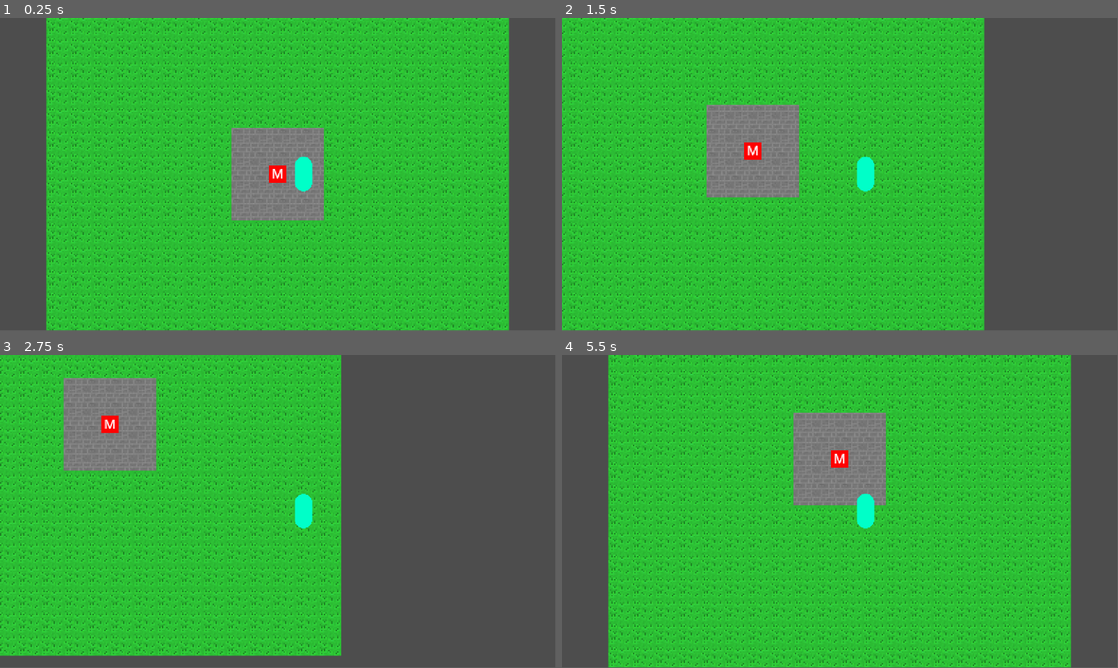
Above: before the commit, frames 1-4 (two rows, left to right).
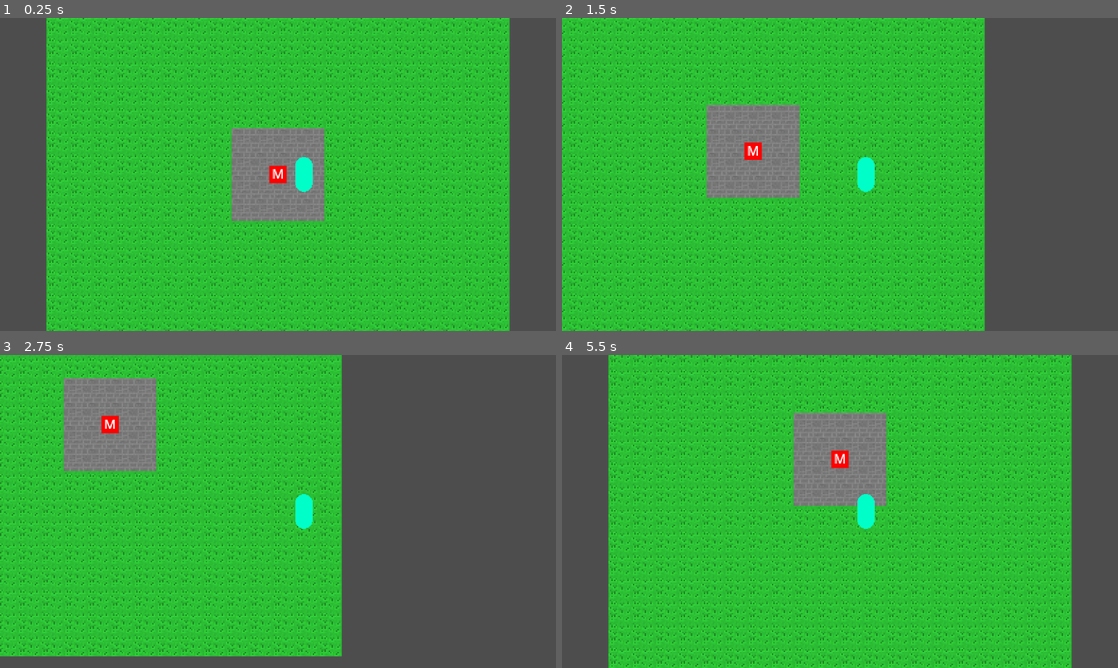
Above: after the commit, the same moments.

Repository: Birb-Games/the-legend-of-the-lawns
Game: Godot game, scene res://scenes/main.tscn
The game is run twice, just before and just after one commit, with the same random seed, the same clock (stepped at 60 frames per second) and the same inputs.
Inputs:
- Up to frame 1 (0.25 s): no input
- Up to frame 2 (1.5 s): tap Enter at 0.5 s; hold D (move_right) 0.53-1.28 s; hold S (move_down) from 1.28 s (still down)
- Up to frame 3 (2.75 s): release S (move_down) at 2.03 s; hold D (move_right) from 2.03 s (still down)
- Up to frame 4 (5.5 s): release D (move_right) at 2.78 s; hold W (move_up) 2.78-3.53 s; hold A (move_left) 3.53-5.03 s; hold S (move_down) from 5.03 s (still down)
In our replay, the window is 799x449 before the commit and 800x450 after it. These sizes can differ from the game's own. Grey fills any space a smaller window leaves; there, only what the larger window draws over its background counts as a difference.

The runs differ from the first frame. In frame 1, 6.3% of the frame differs, in the area x 8-92%, y 0-100%; in frame 2, 5.0%; in frame 3, 3.6%; in frame 4, 6.4%.

Commit message:
fixed lawnmower pushing

Diff:
--- a/project.godot
+++ b/project.godot
@@ -14,6 +14,10 @@
 run/main_scene="uid://deycsrxnsbm3q"
 config/features=PackedStringArray("4.4", "GL Compatibility")
 config/icon="res://icon.svg"
+
+[display]
+
+window/stretch/mode="viewport"
 
 [input]
 
--- a/scenes/lawnmower.tscn
+++ b/scenes/lawnmower.tscn
@@ -1,6 +1,7 @@
-[gd_scene load_steps=4 format=3 uid="uid://dyquswmvbbgde"]
+[gd_scene load_steps=5 format=3 uid="uid://dyquswmvbbgde"]
 
 [ext_resource type="Texture2D" uid="uid://crgpls4v2oc7q" path="res://assets/textures/lawnmower.png" id="1_8t1u5"]
+[ext_resource type="Script" uid="uid://byxd24n5t2fip" path="res://scripts/lawnmower.gd" id="1_a44u4"]
 
 [sub_resource type="SpriteFrames" id="SpriteFrames_8t1u5"]
 animations = [{
@@ -17,8 +18,12 @@
 size = Vector2(12, 12)
 
 [node name="Lawnmower" type="RigidBody2D"]
+collision_layer = 2
 gravity_scale = 0.0
 lock_rotation = true
+contact_monitor = true
+max_contacts_reported = 16
+script = ExtResource("1_a44u4")
 
 [node name="AnimatedSprite2D" type="AnimatedSprite2D" parent="."]
 scale = Vector2(0.5, 0.5)
@@ -26,3 +31,5 @@
 
 [node name="CollisionShape2D" type="CollisionShape2D" parent="."]
 shape = SubResource("RectangleShape2D_pf4ts")
+
+[connection signal="body_exited" from="." to="." method="_on_body_exited"]
--- a/scenes/main.tscn
+++ b/scenes/main.tscn
@@ -10,9 +10,8 @@
 
 [node name="Lawnmower" parent="." instance=ExtResource("2_0wfyh")]
 
-[node name="Player" parent="." node_paths=PackedStringArray("lawn_mower") instance=ExtResource("1_o5qli")]
+[node name="Player" parent="." instance=ExtResource("1_o5qli")]
 position = Vector2(18, 0)
-lawn_mower = NodePath("../Lawnmower")
 
 [node name="Camera2D" type="Camera2D" parent="Player"]
 position = Vector2(-18, 0)
--- a/scenes/player.tscn
+++ b/scenes/player.tscn
@@ -17,7 +17,7 @@
 [sub_resource type="RectangleShape2D" id="RectangleShape2D_g2els"]
 size = Vector2(12, 24)
 
-[node name="Player" type="CharacterBody2D"]
+[node name="Player" type="CharacterBody2D" groups=["player"]]
 z_index = 1
 script = ExtResource("1_g2els")
 
--- /dev/null
+++ b/scripts/lawnmower.gd
@@ -0,0 +1,5 @@
+extends RigidBody2D
+
+func _on_body_exited(body: Node) -> void:
+	if body.is_in_group("player"):
+		linear_velocity = Vector2.ZERO
--- a/scripts/player.gd
+++ b/scripts/player.gd
@@ -1,12 +1,6 @@
 extends CharacterBody2D
 
-@export var lawn_mower: RigidBody2D
-
 var speed: int = 80
-var push_force = 500
-
-var collided: bool = false
-var collision: KinematicCollision2D
 
 func _physics_process(_delta: float):
 	velocity = Vector2.ZERO
@@ -26,15 +20,4 @@
 		velocity /= velocity.length()
 	velocity *= speed
 
-	collided = move_and_slide()
-
-	# Push Mower
-	# https://forum.godotengine.org/t/how-to-push-a-rigidbody2d-with-a-characterbody2d/2681/2
-	if collided:
-		for i in get_slide_collision_count():
-			collision = get_slide_collision(i)
-			if collision.get_collider() == lawn_mower:
-				lawn_mower.apply_force(collision.get_normal() * -push_force)
-
-	if !collided:
-		lawn_mower.linear_velocity *= .7
+	move_and_slide()
Not shown, added: scripts/lawnmower.gd.uid
